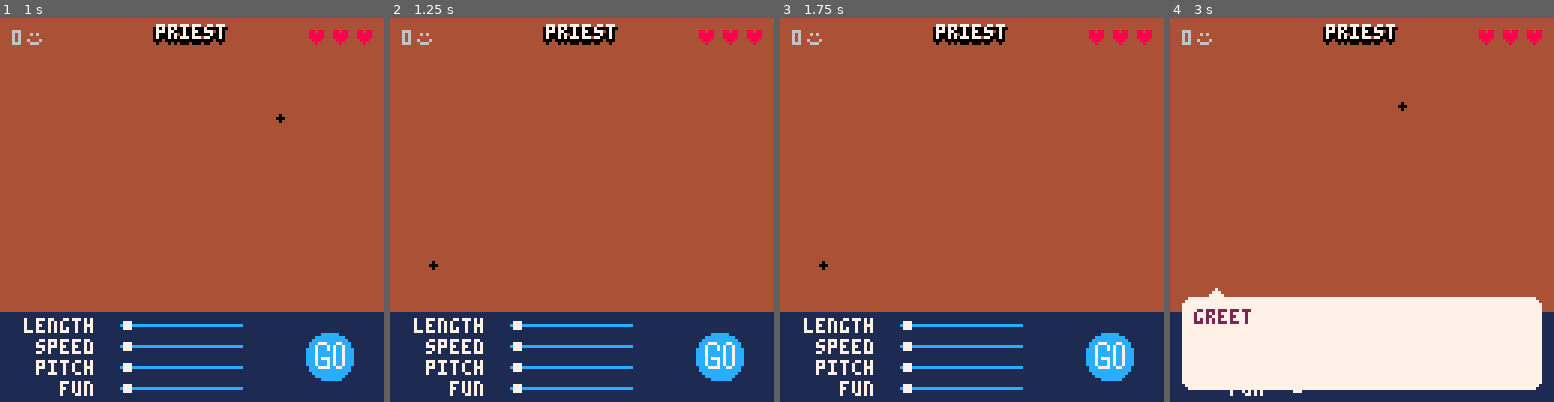
Above: before the commit, frames 1-4 (left to right).
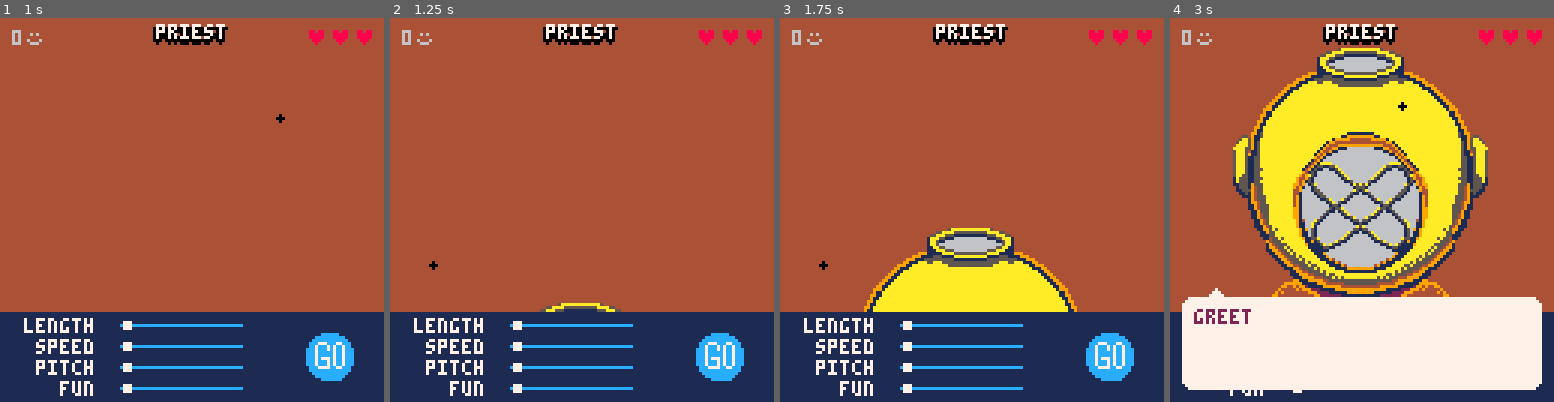
Above: after the commit, the same moments.

Repository: Alfie-Edwards/game-boys
Game: PICO-8 cartridge game.p8
The game is run twice, just before and just after one commit, with the same random seed, the same clock (stepped at 60 frames per second) and the same inputs.
Inputs (mouse positions are in pixels of both pictures, inside the frame that each line leads up to):
- Up to frame 1 (1 s): tap X (X key) at 0.33 s; click (280, 121) at 0.67 s; tap O (Z key) at 0.7 s
- Up to frame 2 (1.25 s): tap X (X key) at 1.07 s; click (436, 267) at 1.22 s
- Up to frame 3 (1.75 s): tap O (Z key) at 1.7 s
- Up to frame 4 (3 s): click (1277, 114) at 1.77 s; tap X (X key) at 1.85, 2.97 s; tap O (Z key) at 2.1, 2.5, 2.9 s; click (1342, 259) at 2.32 s; click (1404, 106) at 2.87 s

Frame 1 is identical in both runs. In frame 2, 0.4% of the frame differs, in the area x 39-61%, y 74-77%; in frame 3, 8.3%; in frame 4, 30%, in the area x 16-83%, y 7-73%.

Commit message:
updated sprite sheet

Diff:
--- a/game.p8
+++ b/game.p8
@@ -664,12 +664,12 @@
 
 
 __map__
-100102030405060708090a0b0c00000000000000000000000000000000000000000000000000000000000000000000000000000000000000000000000000000000000000000000000000000000000000000000000000000000000000000000000000000000000000000000000000000000000000000000000000000000000000
-1011121314151617181947484900000000000000000000000000000000000000000000000000000000000000000000000000000000000000000000000000000000000000000000000000000000000000000000000000000000000000000000000000000000000000000000000000000000000000000000000000000000000000
-2021222324252627282957585900000000000000000000000000000000000000000000000000000000000000000000000000000000000000000000000000000000000000000000000000000000000000000000000000000000000000000000000000000000000000000000000000000000000000000000000000000000000000
-3031323334353637383900000000000000000000000000000000000000000000000000000000000000000000000000000000000000000000000000000000000000000000000000000000000000000000000000000000000000000000000000000000000000000000000000000000000000000000000000000000000000000000
-5051525354656667686900000000000000000000000000000000000000000000000000000000000000000000000000000000000000000000000000000000000000000000000000000000000000000000000000000000000000000000000000000000000000000000000000000000000000000000000000000000000000000000
-6061626364757677787900000000000000000000000000000000000000000000000000000000000000000000000000000000000000000000000000000000000000000000000000000000000000000000000000000000000000000000000000000000000000000000000000000000000000000000000000000000000000000000
+100102030405060708090a0b0c808182838485868788898a0000000000000000000000000000000000000000000000000000000000000000000000000000000000000000000000000000000000000000000000000000000000000000000000000000000000000000000000000000000000000000000000000000000000000000
+10111213141516171819474849909192939495969798999a0000000000000000000000000000000000000000000000000000000000000000000000000000000000000000000000000000000000000000000000000000000000000000000000000000000000000000000000000000000000000000000000000000000000000000
+20212223242526272829575859a0a1a2a3a4a5a6a7a8a9aa0000000000000000000000000000000000000000000000000000000000000000000000000000000000000000000000000000000000000000000000000000000000000000000000000000000000000000000000000000000000000000000000000000000000000000
+30313233343536373839000000b0b1b2b3b4b5b6b7b8b9ba0000000000000000000000000000000000000000000000000000000000000000000000000000000000000000000000000000000000000000000000000000000000000000000000000000000000000000000000000000000000000000000000000000000000000000
+50515253546566676869000000c0c1c2c3c4c500000000000000000000000000000000000000000000000000000000000000000000000000000000000000000000000000000000000000000000000000000000000000000000000000000000000000000000000000000000000000000000000000000000000000000000000000
+60616263647576777879000000d0d1d2d3d4d500000000000000000000000000000000000000000000000000000000000000000000000000000000000000000000000000000000000000000000000000000000000000000000000000000000000000000000000000000000000000000000000000000000000000000000000000
 7071727374000000000000000000000000000000000000000000000000000000000000000000000000000000000000000000000000000000000000000000000000000000000000000000000000000000000000000000000000000000000000000000000000000000000000000000000000000000000000000000000000000000
 
 
Not shown, changed: 88 lines of the sprite sheet (__gfx__) section of game.p8
